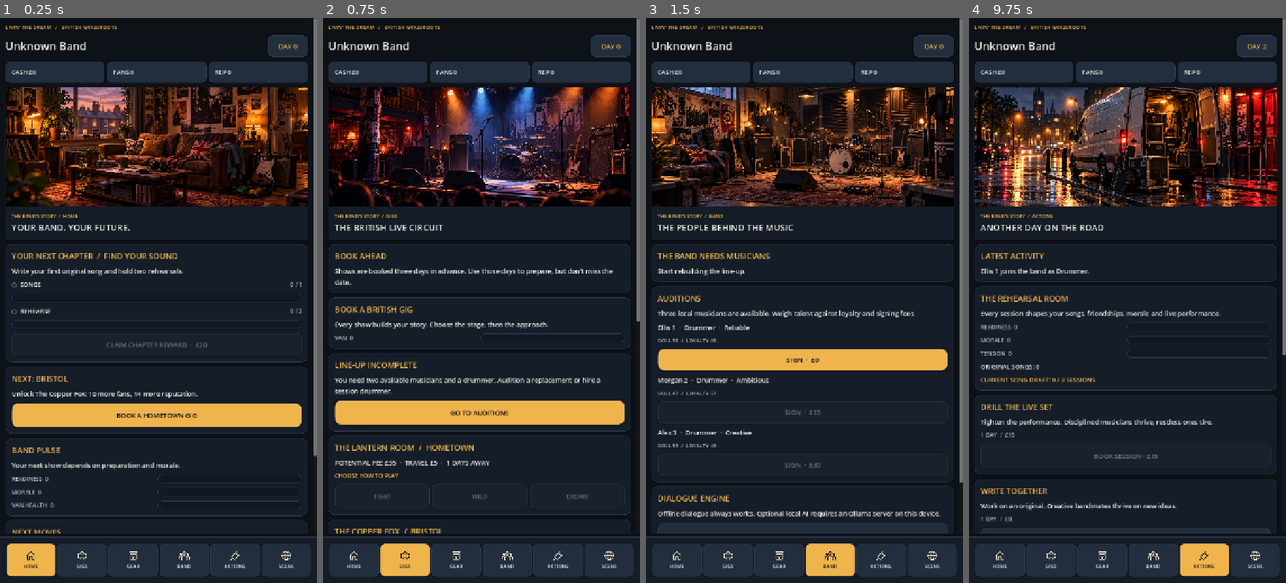
Above: before the commit, frames 1-4 (left to right).
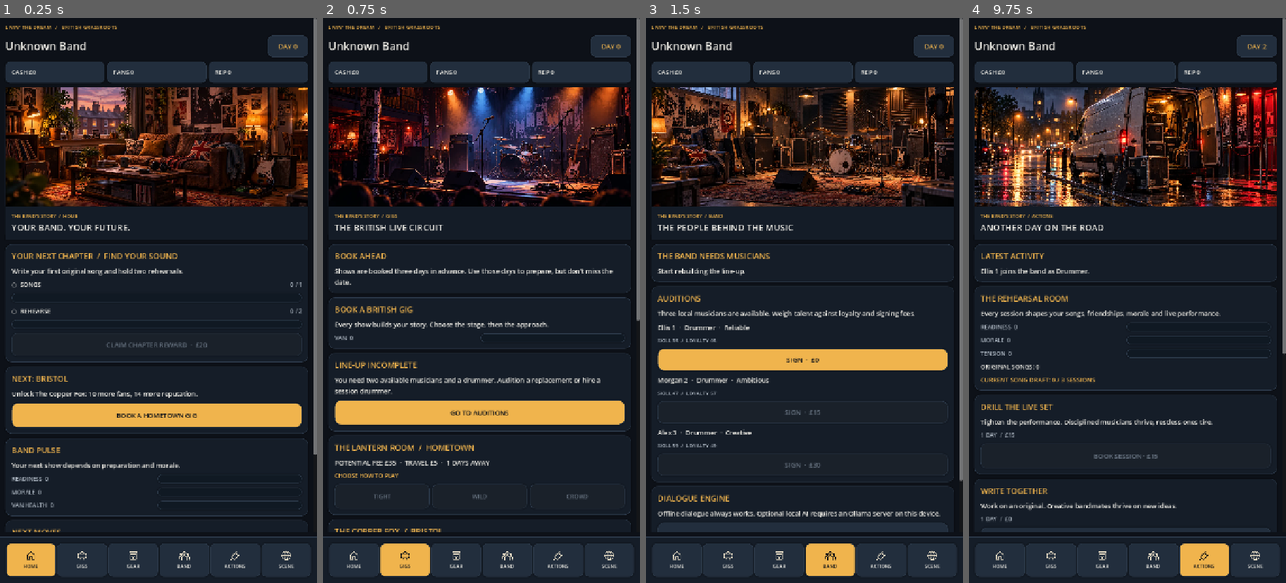
Above: after the commit, the same moments.

Repository: alimuir654-rgb/BandMaster
Game: Godot game, scene res://Scenes/CareerHub.tscn
Same seed, same stepped clock (60 frames per second), same inputs: the game is played once before the commit and once after it. This scene is started directly instead of the project's main scene.
Inputs (mouse positions are in pixels of both pictures, inside the frame that each line leads up to):
- Up to frame 1 (0.25 s): no input
- Up to frame 2 (0.75 s): click "BOOK A HOMETOWN GIG" at 0.5 s
- Up to frame 3 (1.5 s): click "GO TO AUDITIONS" at 1.25 s
- Up to frame 4 (9.75 s): click "SIGN · £0" at 2 s; click "SIGN · £0" at 2.75 s; click "LOCAL AI: OFF" at 3.5 s; click (1000, 560) at 4.27 s; click "BOOK A HOMETOWN GIG" at 5 s; click "GO TO AUDITIONS" at 5.75 s; click (1051, 560) at 6.52 s; click "GO TO AUDITIONS" at 7.25 s; click (1102, 560) at 8.02 s; click (1152, 560) at 8.77 s; click (1203, 560) at 9.52 s

The runs differ from the first frame. In frame 1, less than 0.1% of the frame differs, in the area x 4-100%, y 77-92%; in frame 2, less than 0.1%; in frame 3, 0.2%, in the area x 3-100%, y 81-92%; in frame 4, 0.2%.
Error before the commit: Invalid access to property or key 'band' on a base object of type 'Dictionary'. (res://Scripts/career_hub.gd:746)
Error after the commit: Invalid access to property or key 'band' on a base object of type 'Dictionary'. (res://Scripts/career_hub.gd:747)

Commit message:
ui: responsive 3x2 mobile navigation, consistent fixed footer and scroll inset

Diff:
--- a/Scripts/career_hub.gd
+++ b/Scripts/career_hub.gd
@@ -15,6 +15,7 @@
 const Story = preload("res://Scripts/career_story.gd")
 const Chapters = preload("res://Scripts/career_chapters.gd")
 const OpeningHandoff = preload("res://Scripts/opening_handoff.gd")
+const CareerLayout = preload("res://Scripts/career_layout.gd")
 const Drama = preload("res://Scripts/band_drama.gd")
 const Life = preload("res://Scripts/member_life.gd")
 const SAVE_PATH := "user://tour_save.json"
@@ -130,7 +131,7 @@
  var scroll := ScrollContainer.new()
  add_child(scroll)
  scroll.set_anchors_and_offsets_preset(Control.PRESET_FULL_RECT)
- scroll.offset_bottom = -112
+ scroll.offset_bottom = -CareerLayout.content_inset(get_viewport_rect().size.x)
  scroll.horizontal_scroll_mode = ScrollContainer.SCROLL_MODE_DISABLED
  var margin := MarginContainer.new()
  margin.size_flags_horizontal = Control.SIZE_EXPAND_FILL
@@ -685,11 +686,11 @@
 func _bottom_nav() -> void:
  var panel := PanelContainer.new()
  panel.set_anchors_and_offsets_preset(Control.PRESET_BOTTOM_WIDE)
- panel.offset_top = -104
+ panel.offset_top = -CareerLayout.footer_height(get_viewport_rect().size.x)
  panel.add_theme_stylebox_override("panel",UI.style(UI.PANEL,0))
  add_child(panel)
  var bar := GridContainer.new()
- bar.columns = 6
+ bar.columns = CareerLayout.columns(get_viewport_rect().size.x)
  bar.size_flags_horizontal = Control.SIZE_EXPAND_FILL
  bar.add_theme_constant_override("h_separation",3)
  panel.add_child(bar)
@@ -697,7 +698,7 @@
   var target: String = tab_id
   var selected := target == tab
   var button := Button.new()
-  button.custom_minimum_size.y = 76
+  button.custom_minimum_size.y = 72 if CareerLayout.is_compact(get_viewport_rect().size.x) else 76
   button.size_flags_horizontal = Control.SIZE_EXPAND_FILL
   button.add_theme_stylebox_override("normal",UI.style(UI.AMBER if selected else UI.ALT,10))
   button.add_theme_stylebox_override("hover",UI.style(UI.AMBER.lightened(0.08) if selected else UI.ALT.lightened(0.1),10))
